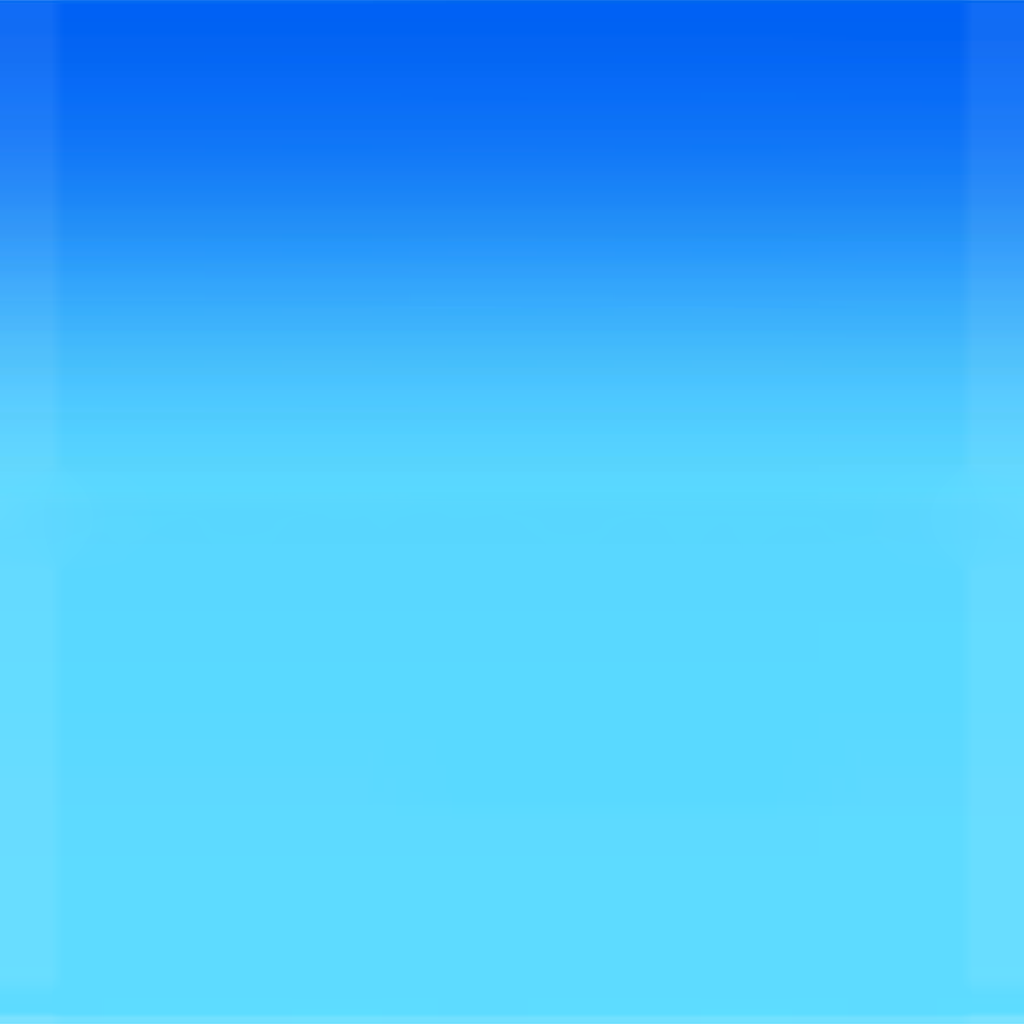
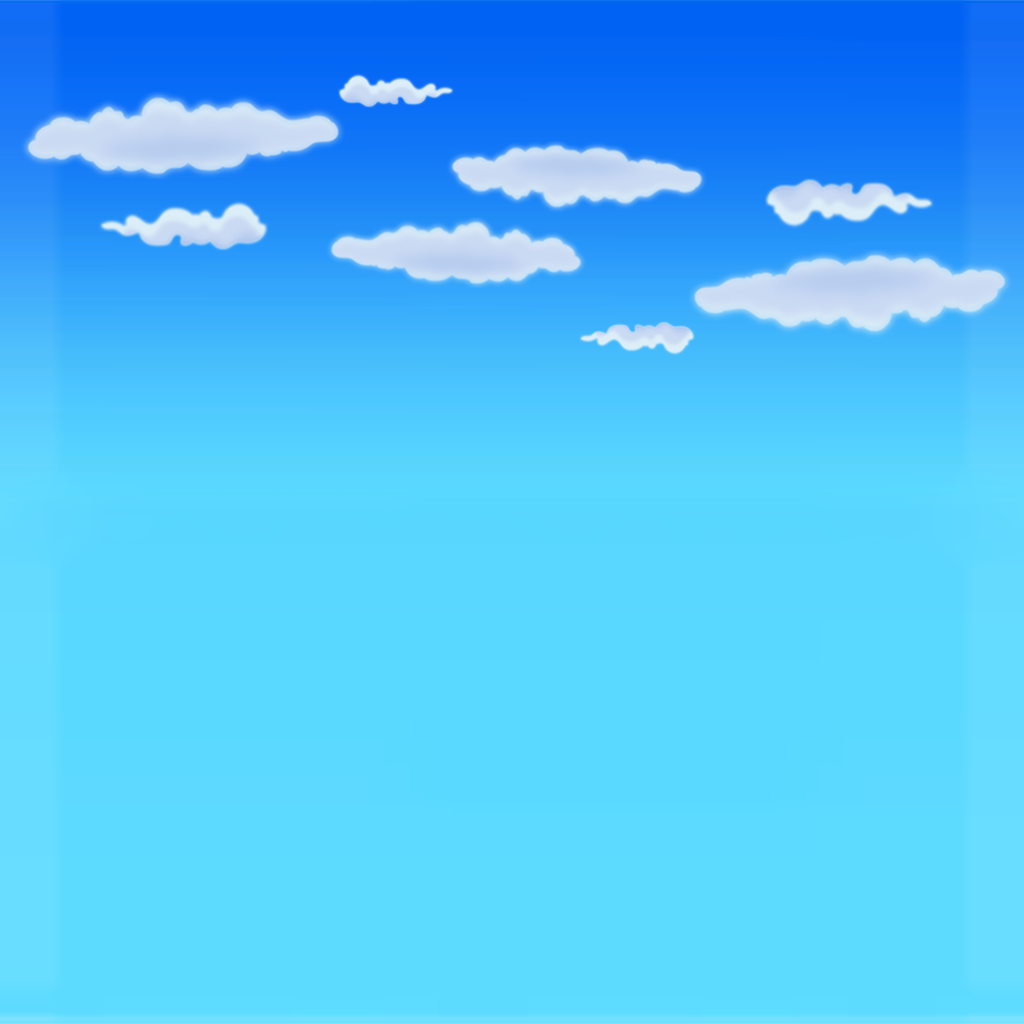
Before/after of a 1024×1024 layered artwork. What changed in the layer stack:
added layer "Cloud02 사본 2" above "레이어 7" over [20,73,1012,356]
